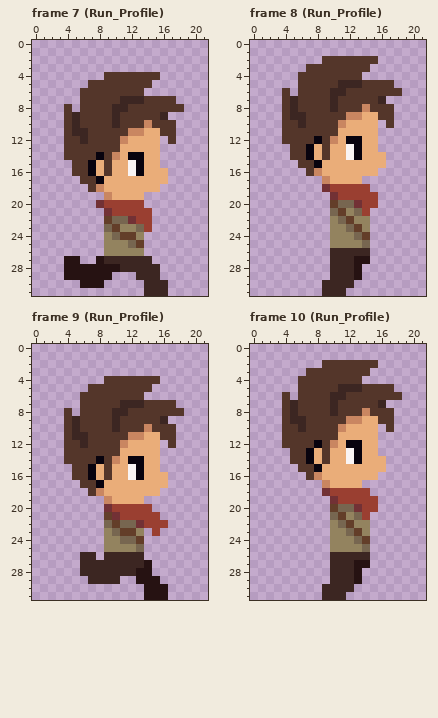
Two versions of one pixel-art file, res/sprites/raider.aseprite. The picture above is the old version.
22x32 pixels, 21 frames. Colours within 5 levels of each other are drawn and written as one. Shown: frame 7 (Run_Profile), frame 8 (Run_Profile), frame 9 (Run_Profile), frame 10 (Run_Profile). The commit also changed other frames, which this record leaves out.
And afterwards:
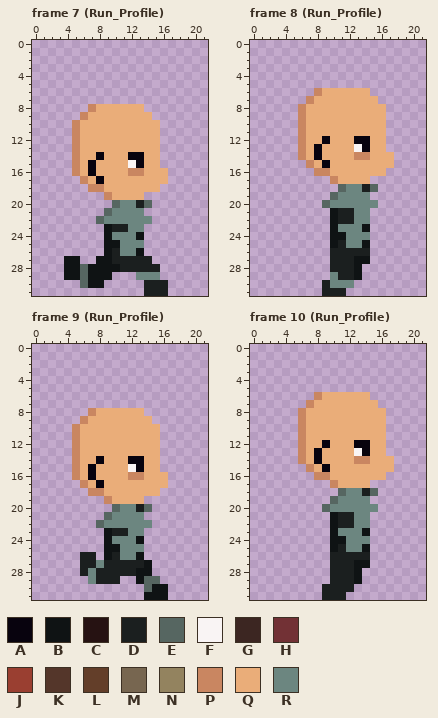
Palette (. is transparent): A #08030e  B #0f1314  C #261212  D #1b1f1f  E #566661  F #f9f4f4  G #3c2622  H #723135  J #9a3f31  K #54362a  L #633e29  M #776650  N #93835f  P #c98661  Q #eaad79  R #6c8680
Difference:
layer "HAIR" removed
Changed rows in their new state; - is an unchanged pixel.
Frame 7 (Run_Profile):
first column x 4:
 4 -----.......---
 5 ---........----
 6 --........-----
 7 --............-
 8 .-.PQQQQQQ.....
 9 ..PQQQQQQQQ..--
10 .PQQQQQQQQQQ..-
11 .PQQQQQQQQ--..-
12 .PQQQQQQ-----.-
13 .PQQQQQ--------
14 .PQQ-QQ--------
15 -PQ--Q---------
16 -PQ--Q--PP-----
17 --PQ-----------
18 ---P-----------
20 ----..ERRDE----
21 -----ERRRR.----
22 ----ERRRRRR----
23 -----BDDRR.----
24 -----BRRRB-----
25 -----BBRRR-----
26 -----BDRRB-----
27 BB--BBDDDDD----
28 BBEBBBBDDDDD---
29 BBEBBB---RRR---
30 --EBB-----DDD--
31 ----------DDD--
Frame 8 (Run_Profile):
first column x 4:
 2 -----.......---
 3 ---........----
 4 --........-----
 5 --............-
 6 .-..PQQQQQQ....
 7 ...PQQQQQQQQ.--
 8 ..PQQQQQQQQQQ.-
 9 ..PQQQQQQQ--Q.-
10 ..PQQQQQ----Q.-
11 ..PQQQQ-----Q--
12 ..PQQAQ-Q-A-Q--
13 -.PQAQ--QFA-Q--
14 -.PQAQ--QPP--Q-
15 --.PQA-------Q-
16 ---.-P------Q--
17 -----.P---Q----
18 -----..ERRDE---
19 ------ERRRR.---
20 -----ERRRRRR---
21 ------BDDRR----
22 ------BDDRR----
23 ------BRRRB----
24 ------BBRRR----
25 ------BDRRB----
26 ------DDDDD----
27 ------DDDBB----
28 ------DDDB-----
29 ------RDDB-----
30 -----DRRR------
31 -----DDD-------
Frame 9 (Run_Profile):
first column x 4:
 4 -----.......---
 5 ---........----
 6 --........-----
 7 --............-
 8 .-.PQQQQQQ.....
 9 ..PQQQQQQQQ..--
10 .PQQQQQQQQQQ..-
11 .PQQQQQQQQ--..-
12 .PQQQQQQ-----.-
13 .PQQQQQ--------
14 .PQQ-QQ--------
15 -PQ--Q---------
16 -PQ--Q--PP-----
17 --PQ-----------
18 ---P-----------
20 -----.ERRDE----
21 -----ERRRR..---
22 ----ERRRRRR..--
23 -----BDDRR-.---
24 -----BRRRB-----
25 -----BBRRR-----
26 --DD-BDRRB-----
27 --DDRDDDDDB----
28 --DRDDDDDBB----
29 ---RDDD--BEE---
30 ----------EBB--
31 ----------BBB--
Frame 10 (Run_Profile):
first column x 4:
 2 -----.......---
 3 ---........----
 4 --........-----
 5 --............-
 6 .-..PQQQQQQ....
 7 ...PQQQQQQQQ.--
 8 ..PQQQQQQQQQQ.-
 9 ..PQQQQQQQ--Q.-
10 ..PQQQQQ----Q.-
11 ..PQQQQ-----Q--
12 ..PQQAQ-Q-A-Q--
13 -.PQAQ--QFA-Q--
14 -.PQAQ--QPP--Q-
15 --.PQA-------Q-
16 ---.-P------Q--
17 -----.P---Q----
18 -----..ERRDE---
19 ------ERRRR.---
20 -----ERRRRRR---
21 ------BDDRR----
22 ------BDDRR----
23 ------BRRRB----
24 ------BBRRR----
25 ------BDRRB----
26 ------DDDDD----
27 ------DDDBB----
28 ------DDDB-----
29 ------DDDB-----
30 -----DDDD------
31 -----DDD-------
Where, in picture pixels (left, top, right, bottom), the same in both pictures:
changed: (64, 72, 184, 296)
changed: (282, 56, 402, 296)
changed: (64, 376, 184, 600)
changed: (282, 360, 402, 600)
